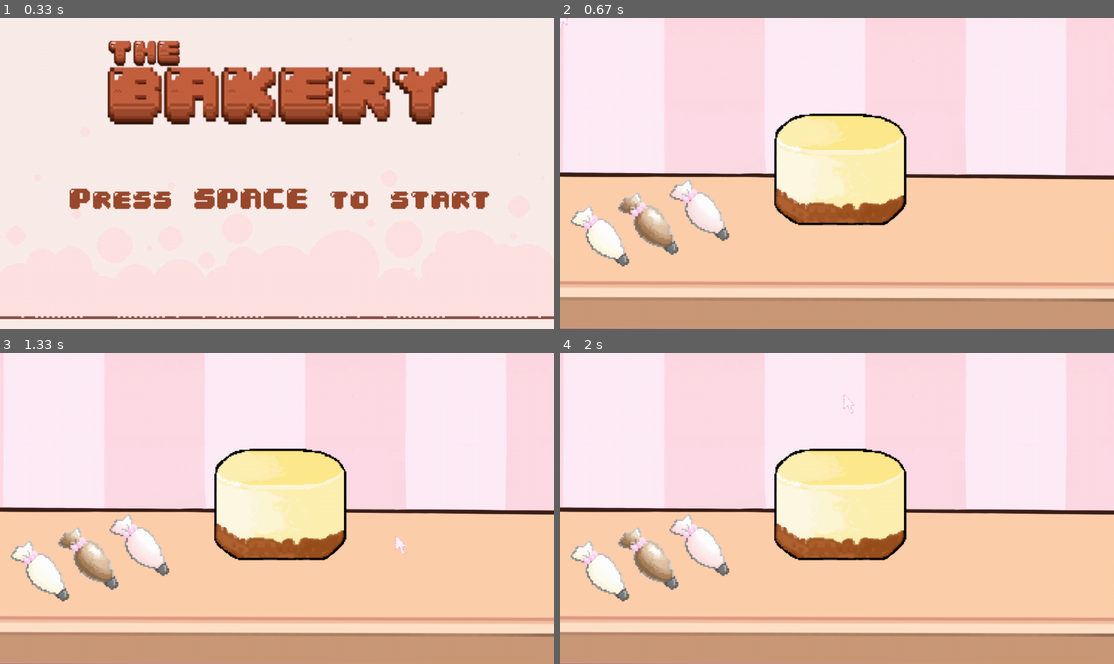
Above: before the commit, frames 1-4 (two rows, left to right).
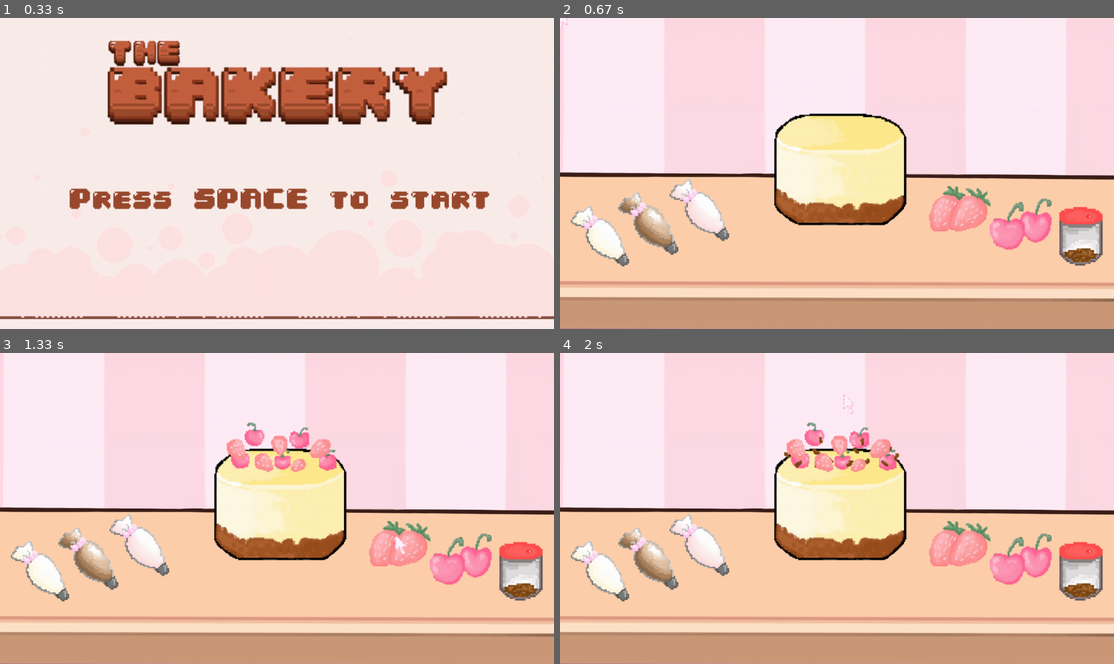
Above: after the commit, the same moments.

Repository: capristobio/Pygame-Proj
Game: pygame game, started from main.py
The game is run twice, just before and just after one commit, with the same random seed, the same clock (stepped at 60 frames per second) and the same inputs.
Inputs (mouse positions are in pixels of both pictures, inside the frame that each line leads up to):
- Up to frame 1 (0.33 s): no input
- Up to frame 2 (0.67 s): tap Space at 0.33 s
- Up to frame 3 (1.33 s): click (459, 561) at 0.72 s; click (398, 545) at 1.05 s
- Up to frame 4 (2 s): click (1080, 570) at 1.38 s; click (848, 402) at 1.72 s

Frame 1 is identical in both runs. In frame 2, 3.6% of the frame differs, in the area x 66-98%, y 53-80%; in frame 3, 5.1%; in frame 4, 5.2%, in the area x 40-98%, y 22-80%.

Commit message:
toppings added

Diff:
--- a/main.py
+++ b/main.py
@@ -27,10 +27,10 @@
 choco_cream = pg.image.load("./images/choco_cream.png")
 straw_cream = pg.image.load("./images/straw_cream.png")
 
-    #TODO: Toppings on table
-# cherry = pg.image.load("./images/")
-# choco_flakes = pg.image.load("./images/")
-# straw_berry = pg.image.load("./images/")
+    # Toppings on table
+cherry = pg.image.load("./images/cherry_top.png")
+choco_flakes = pg.image.load("./images/flake_jar.png")
+straw_berry = pg.image.load("./images/straw_berry.png")
 
     #Toppings on cake
 cherry_top = pg.image.load("./images/cherry.png")
@@ -61,6 +61,7 @@
 
 # Make the class for the player
 class Player(pg.sprite.Sprite):
+    """Cursor controlled by the player"""
     def __init__(self):
         super().__init__()
 
@@ -85,6 +86,7 @@
 
 # Class for the piping tubes
 class Vanilla(pg.sprite.Sprite):
+    """Display the vanilla piping tube"""
     def __init__(self):
         super().__init__()
 
@@ -95,6 +97,7 @@
         self.clicked = False
 
 class Chocolate(pg.sprite.Sprite):
+    """Display the chocolate piping tube"""
     def __init__(self):
         super().__init__()
 
@@ -105,6 +108,7 @@
         self.clicked = False
 
 class Strawberry(pg.sprite.Sprite):
+    """Display the strawberry piping tube"""
     def __init__(self):
         super().__init__()
 
@@ -124,38 +128,46 @@
             else:
                 t.clicked = True
 
-
-# TODO: Class for the toppings
+class Topping(pg.sprite.Sprite):
+    def __init__(self):
+        super().__init__()
+
+        self.clicked = False
+
+    def click(self):
+        if self.clicked:
+            self.clicked = False
+        else:
+            self.clicked = True
+
+# Class for the toppings
     # When clicked on will will spawn onto the cake on top of the icing/cream
-# class Cherry(pg.sprite.Sprite):
-#     def __init__(self):
-#         super().__init__()
-
-#         self.image = cherry
-        # self.rect = self.image.get_rect()
-        # self.rect.x, self.rect.y = x, 430
-
-        # self.clicked = False
-
-# class Flakes(pg.sprite.Sprite):
-#     def __init__(self):
-#         super().__init__()
-
-#         self.image = choco_flakes
-        # self.rect = self.image.get_rect()
-        # self.rect.x, self.rect.y = x, 400
-
-        # self.clicked = False
-
-# class Straw(pg.sprite.Sprite):
-#     def __init__(self):
-#         super().__init__()
-
-#         self.image = straw_berry
-        # self.rect = self.image.get_rect()
-        # self.rect.x, self.rect.y = x, 370
-
-        # self.clicked = False
+class Cherry(Topping):
+    """Display the Cherry topping"""
+    def __init__(self):
+        super().__init__()
+
+        self.image = cherry
+        self.rect = self.image.get_rect()
+        self.rect.x, self.rect.y = 990, 410
+
+class Flakes(Topping):
+    """Display the Chocolate flakes topping"""
+    def __init__(self):
+        super().__init__()
+
+        self.image = choco_flakes
+        self.rect = self.image.get_rect()
+        self.rect.x, self.rect.y = 1125, 430
+
+class Straw(Topping):
+    """Display the strawberry topping"""
+    def __init__(self):
+        super().__init__()
+
+        self.image = straw_berry
+        self.rect = self.image.get_rect()
+        self.rect.x, self.rect.y = 850, 370
 
 
 # Starting Screen display
@@ -197,6 +209,7 @@
     # --SPRITES--
     all_sprites = pg.sprite.Group()
     tube_sprites = TubeSprites()
+    topping_sprites = pg.sprite.Group()
 
     # Vanilla tube
     vanilla_tube = Vanilla()
@@ -212,6 +225,21 @@
     strawberry_tube = Strawberry()
     all_sprites.add(strawberry_tube)
     tube_sprites.add(strawberry_tube)
+
+    # Cherry topping
+    cherry_topping = Cherry()
+    all_sprites.add(cherry_topping)
+    topping_sprites.add(cherry_topping)
+
+    # Strawberry topping
+    strawberry_topping = Straw()
+    all_sprites.add(strawberry_topping)
+    topping_sprites.add(strawberry_topping)
+
+    # Chocolate flakes
+    chocolate_flakes = Flakes()
+    all_sprites.add(chocolate_flakes)
+    topping_sprites.add(chocolate_flakes)
 
     # Player sprite object
     player = Player()
@@ -232,6 +260,10 @@
                     if tube.rect.collidepoint(pg.mouse.get_pos()):
                         tube_sprites.click(tube)
 
+                for topping in topping_sprites:
+                    if topping.rect.collidepoint(pg.mouse.get_pos()):
+                        topping.click()
+
 
         # --- Update the world state
         all_sprites.update()
@@ -250,7 +282,16 @@
         if strawberry_tube.clicked:
             screen.blit(straw_cream, (446, 150))
 
-        #TODO   If toppings clicked it pops up on cake
+        #   If toppings clicked it pops up on cake
+        if cherry_topping.clicked:
+            screen.blit(cherry_top, (450, 150))
+
+        if chocolate_flakes.clicked:
+            screen.blit(choco_top, (450, 150))
+
+        if strawberry_topping.clicked:
+            screen.blit(straw_top, (450, 150))
+
 
 
         all_sprites.draw(screen)
Binary file added: images/cherry_top.png
Binary file added: images/flake_jar.png
Binary file added: images/straw_berry.png
Not shown, changed: .DS_Store
Not shown, changed: images/.DS_Store
Not shown, added: sounds/.DS_Store
Not shown, added: sounds/Feel the Pop.mp3
